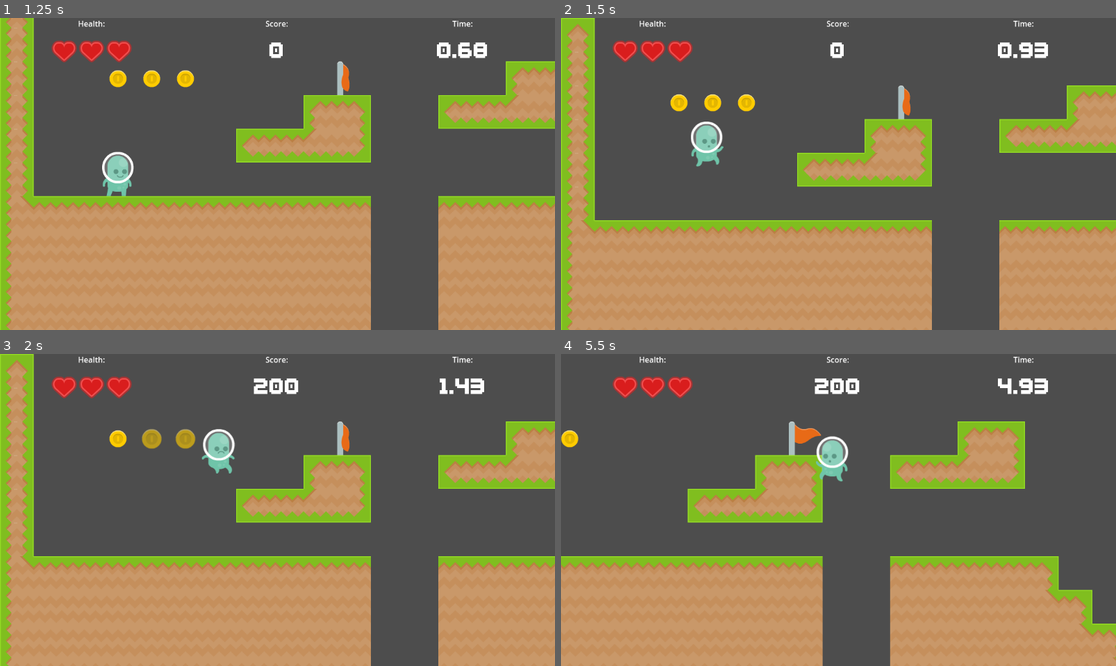
Above: before the commit, frames 1-4 (two rows, left to right).
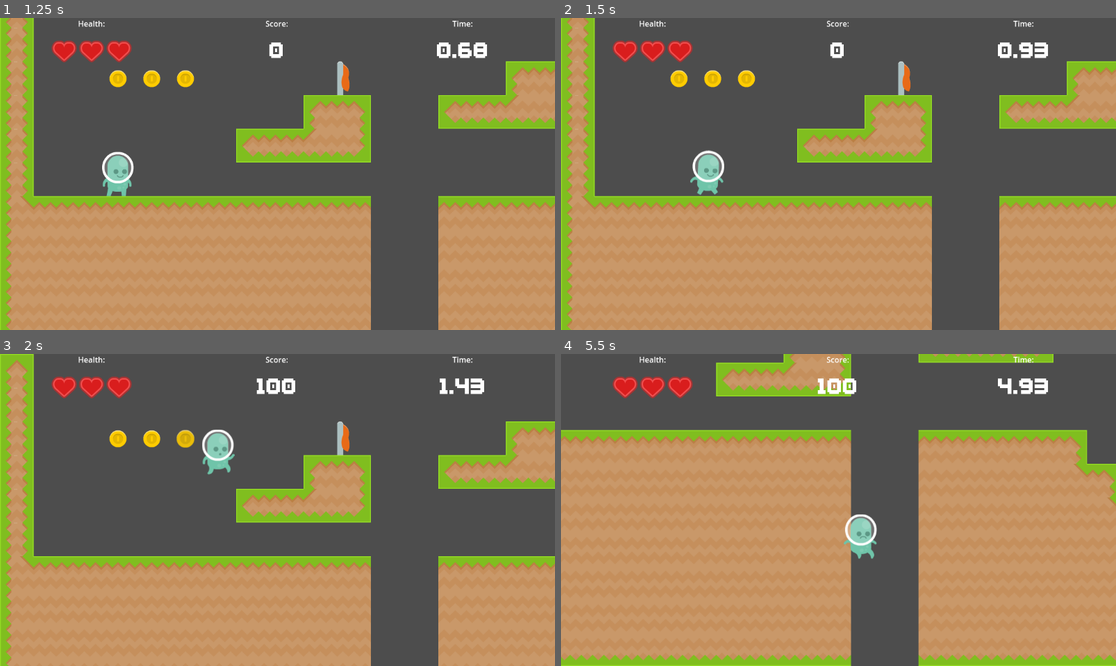
Above: after the commit, the same moments.

Repository: GreenCloversGames/Scalable-Platformer-Template
Game: Godot game, scene res://Scenes/main.tscn
The game is run twice, just before and just after one commit, with the same random seed, the same clock (stepped at 60 frames per second) and the same inputs.
Inputs:
- Up to frame 1 (1.25 s): click "Play" at 0.5 s
- Up to frame 2 (1.5 s): tap Enter (ui_accept) at 1.25, 1.35 s; hold D (move_right) from 1.28 s (still down)
- Up to frame 3 (2 s): keep holding D (move_right); tap Space (jump) at 1.52, 1.55, 1.82 s
- Up to frame 4 (5.5 s): tap Space (jump) at 2.1, 2.27, 2.57, 3.05, 3.77, 4.07, 4.52, 4.55, 4.82, 5.1, 5.27 s; tap Enter (ui_accept) at 2.3, 3.6, 4.35, 5.3 s; release D (move_right) at 2.78 s; hold A (move_left) 2.78-3.53 s; tap E (interact) at 2.85 s; hold D (move_right) 3.53-5.03 s; hold A (move_left) from 5.03 s (still down)

Frame 1 is identical in both runs. In frame 2, 21% of the frame differs, in the area x 0-100%, y 0-100%; in frame 3, 0.9%; in frame 4, 48%.

Commit message:
Updated player movement
Added jump buffer and fixed Coyote Time.

Diff:
--- a/Scenes/Player/player.gd
+++ b/Scenes/Player/player.gd
@@ -1,7 +1,9 @@
 extends Actor
 class_name Player
 
-@export var coyote_time_frames = 3;
+@export var coyote_time_frames = 6;
+@export var jump_time_frames = 6;
+
 
 #Taken from Kids Can Code - https://kidscancode.org/godot_recipes/4.x/2d/platform_character/index.html
 
@@ -28,7 +30,8 @@
 
 func _ready():
 	super()
-	%CoyoteTimer.wait_time = coyote_frames / 60.0
+	%CoyoteTimer.wait_time = coyote_frames / 60.
+	%JumpBufferTimer.wait_time = jump_time_frames / 60.
 	SceneTrainsition.target = self
 
 
@@ -52,29 +55,42 @@
 	if is_on_floor():
 		jumping = false
 	# Handle Jump.
-	if Input.is_action_just_pressed("ui_accept") and (is_on_floor() or coyote):
-		velocity.y = jump_vel
-		jumping = true
-		if coyote:
-			coyote = false
 
-	if !is_on_floor() and last_floor and !jumping:
-		coyote = true
-		%CoyoteTimer.start()
-
+	handle_jump()
 
 	# Get the input direction and handle the movement/deceleration.
-	# As good practice, you should replace UI actions with custom gameplay actions.
 	var direction = Input.get_axis("move_left", "move_right")
 	if direction:
 		velocity.x = lerp(velocity.x, direction * speed, acceleration)
 	else:
 		velocity.x = lerp(velocity.x, 0.0, friction)
 
+func handle_jump():
+	if is_on_floor() != last_floor:
+
+		print(is_on_floor(), last_floor)
+	if Input.is_action_just_pressed("jump"):
+		%JumpBufferTimer.start()
+
+	if (not %JumpBufferTimer.is_stopped()) and (is_on_floor() or coyote):
+		velocity.y = jump_vel
+		%JumpBufferTimer.stop()
+		jumping = true
+		if coyote:
+			coyote = false
+
+func handle_cols():
+	super()
+
+	if !is_on_floor() and last_floor and not jumping:
+		coyote = true
+		%CoyoteTimer.start()
+
+
 func take_hit(hitter):
-	velocity.x = global_position.direction_to(hitter.global_position).x * JUMP_VELOCITY * 3
+	velocity.x = global_position.direction_to(hitter.global_position).x * jump_vel * 3
 	if is_on_floor():
-		velocity.y = JUMP_VELOCITY*.5
+		velocity.y = jump_vel*.5
 	$AnimatedSprite2D.play("hurt")
 	health -= 1
 	player_lost_health.emit(health)
@@ -94,5 +110,6 @@
 	pass # Replace with function body.
 
 func react_to_hitting(_hitbody):
-	velocity.y = JUMP_VELOCITY
+	# Have the player jump
+	velocity.y = jump_vel
 	jumping = true
--- a/Scenes/Player/player.tscn
+++ b/Scenes/Player/player.tscn
@@ -100,7 +100,8 @@
 collision_layer = 10
 collision_mask = 15
 script = ExtResource("2_5gwpl")
-coyote_time_frames = 3
+coyote_time_frames = 6
+jump_time_frames = 6
 friction = 0.428
 acceleration = 0.715
 jump_height = 175.0
@@ -121,6 +122,11 @@
 
 [node name="CoyoteTimer" type="Timer" parent="Timers" index="0"]
 unique_name_in_owner = true
+one_shot = true
+
+[node name="JumpBufferTimer" type="Timer" parent="Timers" index="1"]
+unique_name_in_owner = true
+one_shot = true
 
 [node name="Hitbox" parent="." index="4"]
 collision_layer = 10
--- a/Scenes/Virtual/actor.gd
+++ b/Scenes/Virtual/actor.gd
@@ -2,11 +2,11 @@
 class_name Actor
 
 const DEFAULT_SPEED = 300.0
-const JUMP_VELOCITY = -550.0
+const DEFAULT_JUMP_HEIGHT = 2.5
 const  TILESIZE = Vector2(70, 70)
 
 @export var speed = DEFAULT_SPEED
-@export var jump_height = JUMP_VELOCITY:
+@export var jump_height = 2.5:
 	set(value):
 		jump_height = value
 		jump_vel = calculate_jump_velocity(jump_height)
@@ -35,15 +35,16 @@
 func _physics_process(delta):
 	# The physics is split into multiple segments, to make sure each
 	# inherited scene shares properties without having to write them again and again
+
 	last_velocity = velocity
 	last_floor = is_on_floor()
 
 	handle_gravity(delta)
 	handle_physics(delta)
 	move_and_slide()
-
 	#Handle all the collisions that have happened
 	handle_cols()
+
 
 func handle_physics(_delta):
 	pass
